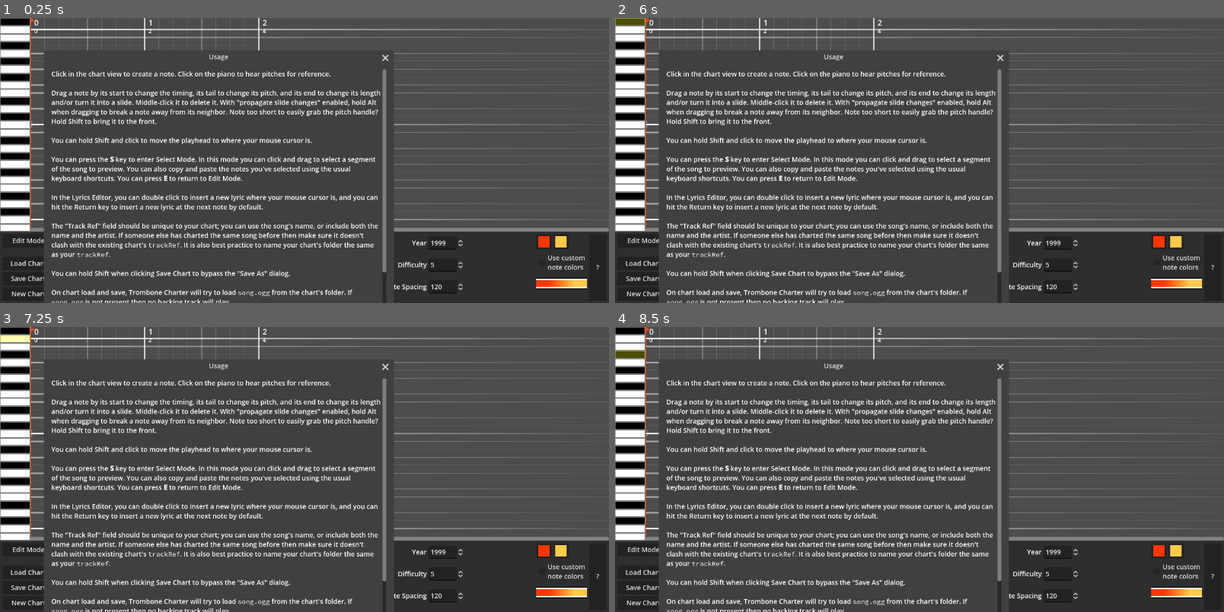
Above: before the commit, frames 1-4 (two rows, left to right).
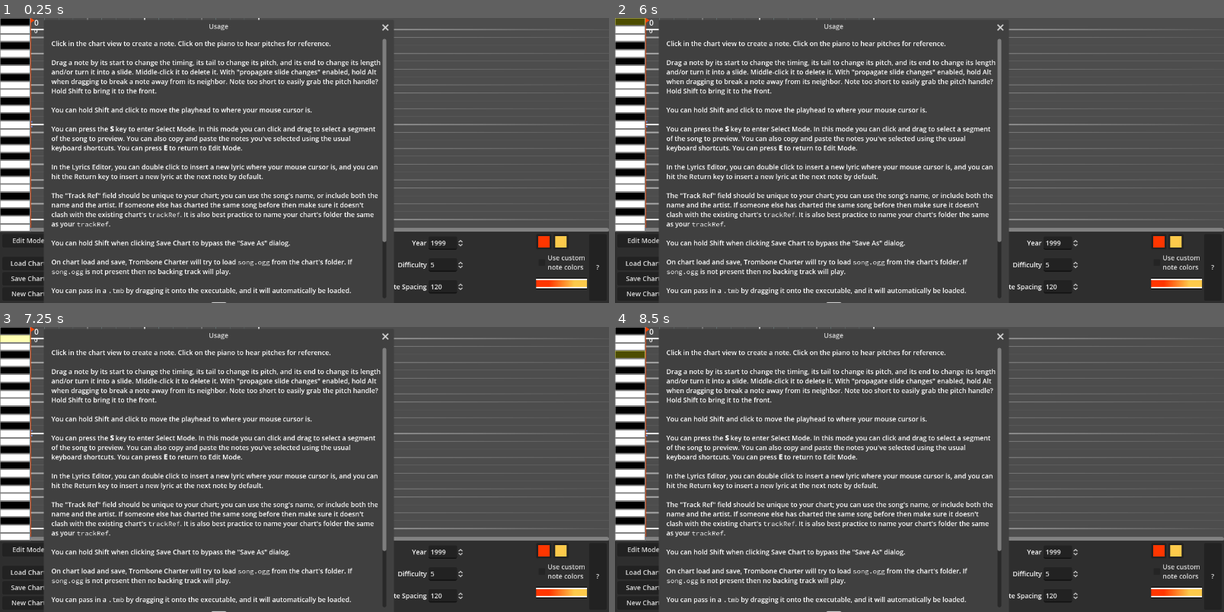
Above: after the commit, the same moments.

Repository: towai/TromboneCharter
Game: Godot game, scene res://main.tscn
Same seed, same stepped clock (60 frames per second), same inputs: the game is played once before the commit and once after it. Sound files missing from this copy of the repository are replaced by a short silence.
Inputs (mouse positions are in pixels of both pictures, inside the frame that each line leads up to):
- Up to frame 1 (0.25 s): no input
- Up to frame 2 (6 s): click (748, 240) at 0.52 s; type "Alex" at 0.6 s; click (748, 257) at 0.75 s; type "Alex" at 0.83 s; click (748, 274) at 0.98 s; type "Alex" at 1.07 s; click (748, 291) at 1.27 s; type "Alex" at 1.35 s; click (864, 240) at 1.5 s; type "Alex" at 1.58 s; click (846, 268) at 1.73 s; type "12" at 1.82 s; click "Load Chart" at 2 s; click "Save Chart" at 2.75 s; click "Calculate Difficulty via Toot…" at 3.5 s; click "New Chart" at 4.25 s; click "New Chart" at 5 s; click (627, 20) at 5.77 s
- Up to frame 3 (7.25 s): click (12, 338) at 6.52 s
- Up to frame 4 (8.5 s): click (627, 346) at 7.27 s; click (627, 355) at 8.02 s

The runs differ from the first frame. In frame 1, 14% of the frame differs, in the area x 7-65%, y 0-100%; in frame 2, 14%; in frame 3, 14%; in frame 4, 14%.

Commit message:
fix up the save warning feature forgot it was going direct into master instead of getting one final pass in UndoRedo woops

Diff:
--- a/global.gd
+++ b/global.gd
@@ -43,8 +43,8 @@
 
 var fresh := false  #only true for notes that have been ADDED BY HAND and is set to false as soon as the note is added to timeline.
 func clear_future_edits(wipe := false):
-	#input will be Global.revision unless loading a fresh chart (wipe = true), in which case argument passed is -1.
-	#remember that Global.revision is negative-one indexed, where -1 is a blank array of changes.
+	# input will be Global.revision unless loading a fresh chart (wipe = true), in which case argument passed is -1.
+	# remember that Global.revision is negative-one indexed, where -1 is a blank array of changes.
 	if revision < actions.size()-1 || wipe:
 		if wipe: revision = -1
 		actions = actions.slice(0,revision+1)
--- a/main.gd
+++ b/main.gd
@@ -4,7 +4,6 @@
 @onready var saveload : SaveLoad = $SaveLoad
 @onready var settings : Settings = %Settings
 @onready var save_check : SaveCheck = $SaveCheck
-@onready var ok_check = get_node("SaveCheck")
 @onready var ffmpeg_worker : FFmpegWorker = Global.ffmpeg_worker
 signal chart_loaded
 var tmb : TMBInfo:
@@ -19,6 +18,8 @@
 
 func _ready():
 	get_tree().set_auto_accept_quit(false)
+	save_check.confirm_new.connect(_on_new_chart_confirmed)
+	save_check.confirm_load.connect(show_popup.bind($LoadDialog))
 
 	DisplayServer.window_set_min_size(Vector2(1280,600))
 	if OS.get_environment("SteamDeck") == "1":
@@ -58,15 +59,11 @@
 	||  (get_viewport().gui_get_focus_owner() is LineEdit)):
 		return
 	if event.keycode == KEY_SHIFT && !%PlayheadHandle.dragging:
-		if event.pressed:
-			%Chart.show_preview = true
-		else:
-			%Chart.show_preview = false
+		if event.pressed: %Chart.show_preview = true
+		else: %Chart.show_preview = false
 		%Chart.queue_redraw()
-	if event.pressed && event.is_action_pressed("ui_copy"):
-		_on_copy()
-	if event.pressed && event.is_action_pressed("ui_paste"):
-		_on_paste()
+	if event.pressed && event.is_action_pressed("ui_copy"):  _on_copy()
+	if event.pressed && event.is_action_pressed("ui_paste"): _on_paste()
 	if event.pressed && event.is_action_pressed("toggle_playback"):
 		%PreviewController._do_preview()
 	if event.is_action("select_mode") && !Input.is_key_pressed(KEY_CTRL) && !Input.get_mouse_button_mask():
@@ -83,9 +80,11 @@
 
 func _notification(what):
 	if what == NOTIFICATION_WM_CLOSE_REQUEST:
-		save_check.save_checker()
-		save_check.show()
-		ok_check.confirmed.connect(func(): get_tree().quit())
+		if !save_check.unsaved_changes:
+			get_tree().quit()
+			return # otherwise we see the save warning try to pop up lol
+		save_check.risky_action = SaveCheck.RISKY_QUIT
+		show_popup(save_check)
 
 func _on_description_text_changed(): tmb.description = %Description.text
 func _on_refresh_button_pressed(): emit_signal("chart_loaded")
@@ -96,19 +95,29 @@
 func show_popup(window:Window):
 	window.current_screen = get_window().current_screen
 	window.position = popup_location
-	window.show()
-
-
-func _on_new_chart_pressed(): show_popup($NewChartConfirm)
+	window.popup()
+
+
+func _on_new_chart_pressed():
+	if save_check.unsaved_changes:
+		save_check.risky_action = SaveCheck.RISKY_NEW
+		show_popup(save_check)
+	else: _on_new_chart_confirmed()
 func _on_new_chart_confirmed():
 	tmb = TMBInfo.new()
 	%Settings.use_custom_colors = false
 	%TrackPlayer.stream = null
 	print("new tmb")
+	Global.clear_future_edits(true)
 	emit_signal("chart_loaded")
 
 
-func _on_load_chart_pressed(): show_popup($LoadDialog)
+func _on_load_chart_pressed():
+	if save_check.unsaved_changes:
+		save_check.risky_action = SaveCheck.RISKY_LOAD
+		print("???")
+		show_popup(save_check)
+	else: show_popup($LoadDialog)
 func _on_load_dialog_file_selected(path:String) -> void:
 	%WavePreview.clear_wave_preview()
 	var dir = saveload.on_load_dialog_file_selected(path)
@@ -165,9 +174,8 @@
 
 func try_to_load_stream(dir) -> int:
 	var err := try_to_load_ogg(dir + "/song.ogg")
-	if err:
-		print("Failed to load song.ogg: %s"
-				% error_string(err))
+	if err: print("Failed to load song.ogg: %s"
+			% error_string(err))
 	return err
 #endregion
 
@@ -232,12 +240,7 @@
 # For some reason I have to manually handle resizing the window contents to fit the window size.
 func _on_diff_calc_about_to_popup():
 	$DiffCalc/PanelContainer.set_size($DiffCalc.size)
-
 func _on_diff_calc_win_size_changed():
 	$DiffCalc/PanelContainer.set_size($DiffCalc.size)
-
-func _on_diff_calc_win_close_requested():
-	$DiffCalc.visible = false
-
-func _on_diff_ok_button_pressed():
-	$DiffCalc.visible = false
+func _on_diff_calc_win_close_requested(): $DiffCalc.visible = false
+func _on_diff_ok_button_pressed(): $DiffCalc.visible = false
--- a/main.tscn
+++ b/main.tscn
@@ -73,24 +73,7 @@
 
 [node name="SaveCheck" type="ConfirmationDialog" parent="."]
 initial_position = 2
-script = ExtResource("7_kc2fk")
-
-[node name="NewChartConfirm" type="ConfirmationDialog" parent="."]
-title = "You Sure?"
-initial_position = 2
-size = Vector2i(234, 123)
 unresizable = true
-dialog_text = "Really make a new TMB and discard any unsaved changes?"
-dialog_autowrap = true
-script = ExtResource("7_kc2fk")
-
-[node name="LoadChartConfirm" type="ConfirmationDialog" parent="."]
-title = "You Sure?"
-initial_position = 2
-size = Vector2i(234, 123)
-unresizable = true
-dialog_text = "Really make a new TMB and discard any unsaved changes?"
-dialog_autowrap = true
 script = ExtResource("7_kc2fk")
 
 [node name="CopyConfirm" type="ConfirmationDialog" parent="."]
@@ -825,8 +808,6 @@
 text = "toot toot lol"
 
 [connection signal="chart_loaded" from="." to="PianoRoll/ChartView/Chart/LyricsEditor" method="_on_chart_loaded"]
-[connection signal="confirmed" from="NewChartConfirm" to="." method="_on_new_chart_confirmed"]
-[connection signal="confirmed" from="LoadChartConfirm" to="." method="_on_new_chart_confirmed"]
 [connection signal="confirmed" from="CopyConfirm" to="CopyConfirm" method="_on_copy_confirmed"]
 [connection signal="file_selected" from="LoadDialog" to="." method="_on_load_dialog_file_selected"]
 [connection signal="file_selected" from="SaveDialog" to="." method="_on_save_dialog_file_selected"]
--- a/note/note.gd
+++ b/note/note.gd
@@ -4,6 +4,7 @@
 const BARHANDLE_SIZE := Vector2.ONE * 32
 const ENDHANDLE_SIZE := Vector2.ONE * 24
 const TAIL_HEIGHT := 16.0
+
 var bar : float:
 	set(value):
 		bar = value
--- a/num_field.gd
+++ b/num_field.gd
@@ -26,7 +26,6 @@
 
 @export var value : float:
 	set(with):
-		#print("float set ",with)
 		value = clamp(with, min_value, max_value)
 		if !is_float: value = int(value)
 		if !has_node("SpinBox"): return
@@ -51,9 +50,6 @@
 	if !Engine.is_editor_hint(): value_changed.connect(Global._on_tmb_updated.bind(json_key))
 
 
-func _on_spinbox_changed(new_value):
-	value = new_value
+func _on_spinbox_changed(new_value): value = new_value
 
-
-func _on_spin_box_gui_input(_e) -> void:
-	emit_signal("gui_input",_e)
+func _on_spin_box_gui_input(_e) -> void: emit_signal("gui_input",_e)
--- a/save_check.gd
+++ b/save_check.gd
@@ -1,25 +1,47 @@
 class_name SaveCheck # asks user if unsaved changes need saving
 extends ConfirmationDialog
 
+enum {
+	RISKY_QUIT,
+	RISKY_NEW,
+	RISKY_LOAD,
+}
+var risky_action := RISKY_QUIT
 var grammar : String
 var plural := "edits"
-var unsaved_changes : int :
-	set(value) :
-		if value < 0:
-			grammar = "ahead of"
-		else:
-			grammar = "behind"
-		if abs(value) == 1:
-			plural = "edit"
+var unsaved_changes : int:
+	set(value):
+		grammar = "ahead of" if value < 0 else "behind"
+		plural = "edit" if abs(value) == 1 else "edits"
 		unsaved_changes = value
+	get: # refresh on access!
+		unsaved_changes = Global.save_point - Global.revision
+		return unsaved_changes
+signal confirm_new
+signal confirm_load
+
 
 func _ready():
 	cancel_button_text = "Wait, Go Back"
 	ok_button_text = "Continue"
+	about_to_popup.connect(_set_text)
+	confirmed.connect(_confirm)
 
-func save_checker():
-	unsaved_changes = Global.save_point - Global.revision
-	if unsaved_changes:
-		dialog_text = "There are unsaved changes.\nYou are %s %s %s your last save." % [abs(unsaved_changes),plural,grammar]
-	else:
-		dialog_text = "All set. Happy boning!"
+
+#func check_revision():
+	#unsaved_changes = Global.save_point - Global.revision
+
+
+func _set_text():
+	match risky_action:
+			RISKY_QUIT: dialog_text = "Really quit and discard unsaved changes?"
+			RISKY_NEW:  dialog_text = "Really discard your chart and unsaved changes?"
+			RISKY_LOAD: dialog_text = "Really load a new chart and discard unsaved changes?"
+	dialog_text += "\n\nYou are %s %s %s your last save." % [abs(unsaved_changes),plural,grammar]
+
+
+func _confirm():
+	match risky_action:
+			RISKY_QUIT: get_tree().quit()
+			RISKY_NEW:  confirm_new.emit()
+			RISKY_LOAD: confirm_load.emit()
--- a/text_field.gd
+++ b/text_field.gd
@@ -11,5 +11,4 @@
 		if !has_node("TextEntry"): return
 		$TextEntry.text = string
 
-func _ready():
-	$Label.text = field_name
+func _ready(): $Label.text = field_name
